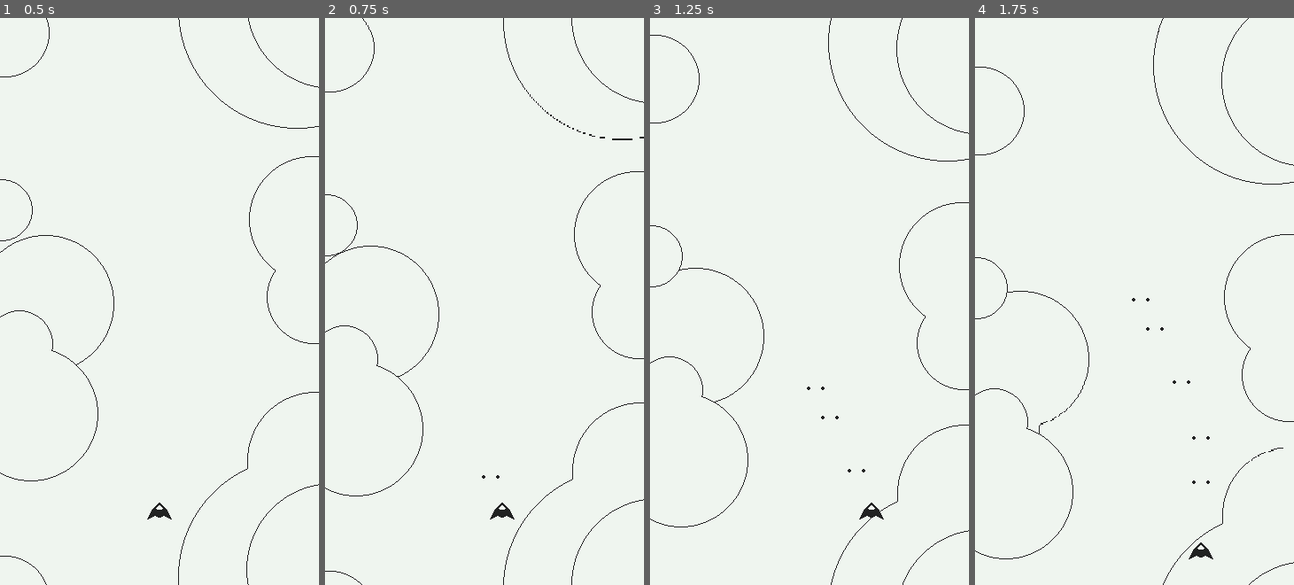
Above: before the commit, frames 1-4 (left to right).
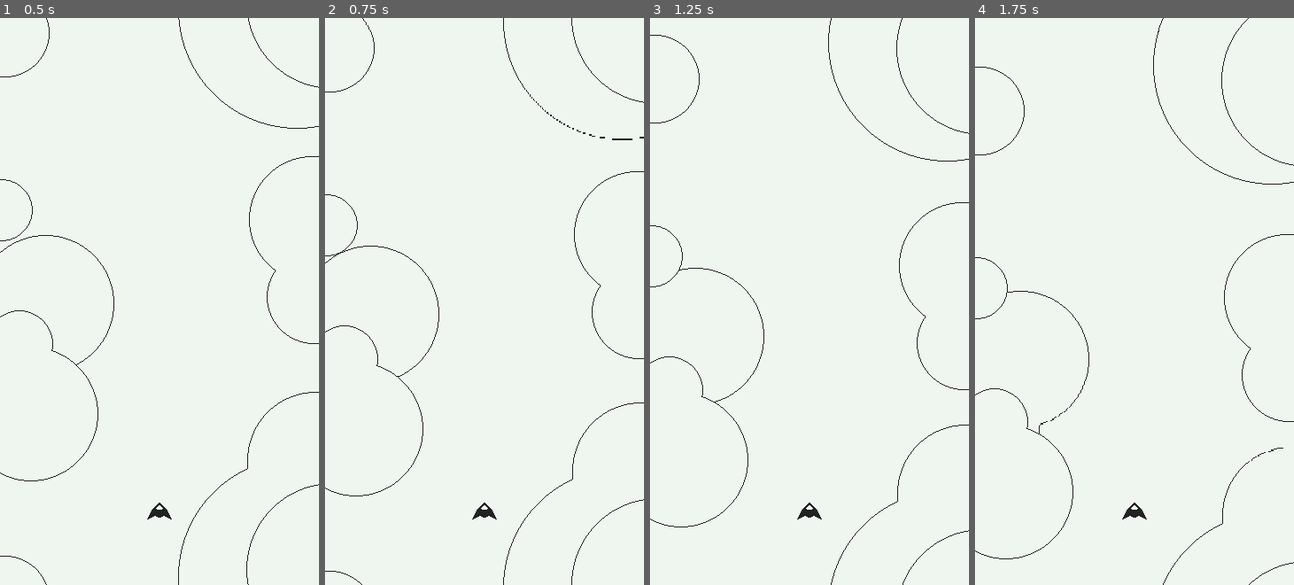
Above: after the commit, the same moments.

Repository: FanuelAnte/Guardians-of-The-Galaxy-Bullet-Hell-Shooter
Game: Godot game, scene res://Scenes/MainGame.tscn
The game is run twice, just before and just after one commit, with the same random seed, the same clock (stepped at 60 frames per second) and the same inputs.
Inputs:
- Up to frame 1 (0.5 s): no input
- Up to frame 2 (0.75 s): hold Right (ui_right) from 0.53 s (still down); tap Space (ui_select) at 0.6 s
- Up to frame 3 (1.25 s): keep holding Right (ui_right); tap Space (ui_select) at 0.77, 1.07 s
- Up to frame 4 (1.75 s): release Right (ui_right) at 1.28 s; hold Down (ui_down) from 1.28 s (still down); tap Space (ui_select) at 1.35, 1.52 s

Frame 1 is identical in both runs. In frame 2, 0.2% of the frame differs, in the area x 46-60%, y 80-89%; in frame 3, 0.2%; in frame 4, 0.3%, in the area x 46-75%, y 49-96%.
Error after the commit: Parse Error: ':' expected at end of line. (res://Scenes/Milano.gd:26)

Commit message:
weapon-overheating

Diff:
--- a/Scenes/Milano.gd
+++ b/Scenes/Milano.gd
@@ -6,14 +6,25 @@
 
 onready var position_2d = $Position2D
 onready var position_2_d_2 = $Position2D2
+onready var shottimer = $shottimer
+onready var cooldown = $cooldown
+
 
 var speed = Vector2(100, 100)
 var vel = Vector2.ZERO
+var over_heated = false
+
+var time_between_shots = 0
+var heat_value = 0
 
 func _ready():
 	pass
 
 func _process(delta):
+#	print('shot timer' + ' ' + str(shottimer.time_left))
+#	print('heat' + ' ' + str(heat_value))
+	if heat_value
+
 	if health <= 0:
 		self.queue_free()
 	if Input.is_action_pressed("ui_left"):
@@ -30,12 +41,17 @@
 	else:
 		vel.y = 0
 
-	if Input.is_action_just_pressed("ui_select"):
+	if Input.is_action_just_pressed("ui_select") and !over_heated:
 		fire()
 
 	vel = move_and_slide(vel)
 
 func fire():
+	if shottimer.time_left > 0:
+		heat_value += 1
+
+	shottimer.start()
+
 	var bullet1 = bullet_scene.instance()
 	var bullet2 = bullet_scene.instance()
 
@@ -48,8 +64,6 @@
 	bullet1.dir = -1
 	bullet2.dir = -1
 
-
-
 func _on_Area2D_area_entered(area):
 	if area.is_in_group("bullets"):
 		health -= 1
--- a/Scenes/Milano.tscn
+++ b/Scenes/Milano.tscn
@@ -31,4 +31,11 @@
 [node name="Position2D2" type="Position2D" parent="."]
 position = Vector2( 8, -14 )
 
+[node name="cooldown" type="Timer" parent="."]
+wait_time = 2.0
+
+[node name="shottimer" type="Timer" parent="."]
+wait_time = 0.5
+one_shot = true
+
 [connection signal="area_entered" from="Area2D" to="." method="_on_Area2D_area_entered"]
